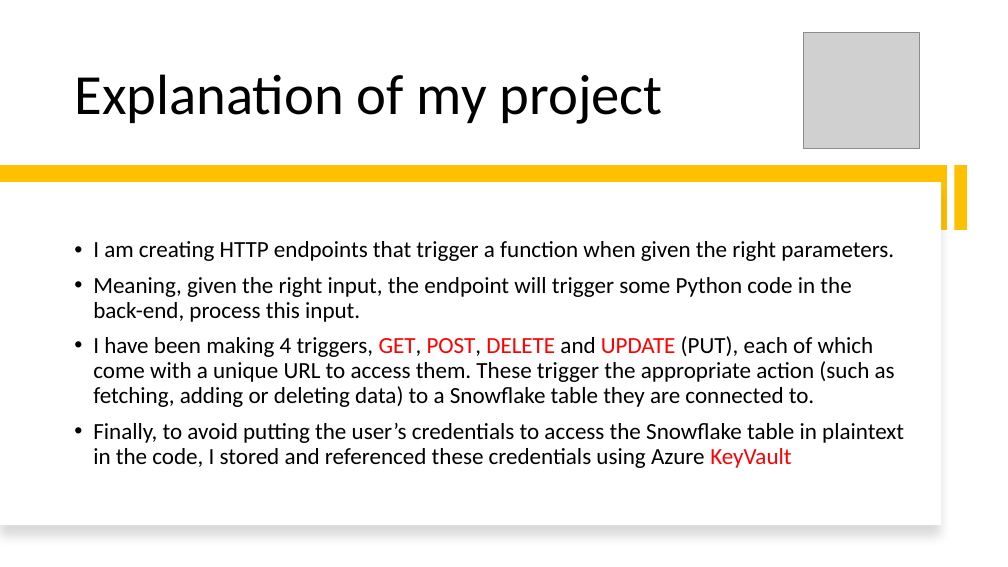
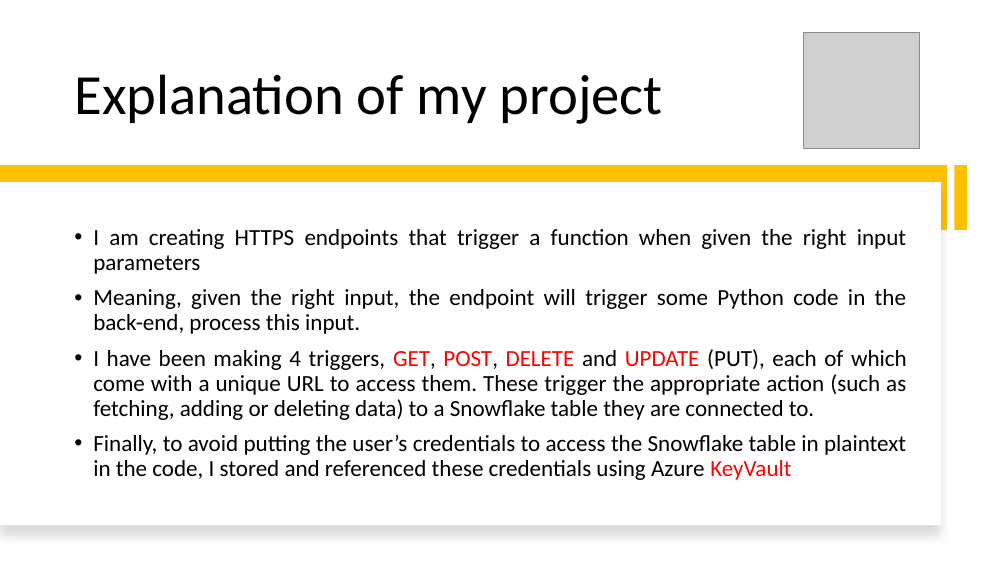
Before and after one commit to GavinAren/SnowflakeEmployeeDataEndpointProjectBackup, a slide deck: slide 6 of Final InStep Presentation.pptx (slide 4 before the commit). Drawn at 1008x567 pixels with LibreOffice and Linux fonts; fonts in the diff are those of the drawing; grey boxes stand for pictures. Boxes give left, top, right and bottom in pixels: in the first picture for what was removed or moved away, otherwise in the second. Text is boxed around its words. In the diff, an @@ line names an element or a change of style, - is before the commit and + after.

```diff
--- a/Final InStep Presentation.pptx
+++ b/Final InStep Presentation.pptx
@@ text at (93,229,906,274): text changed @@
-• I am creating HTTP endpoints that trigger a function when given the right parameters.
+• I am creating HTTPS endpoints that trigger a function when given the right input parameters
@@ text at (93,289,907,480): alignment left to justified @@
```
Also in this commit, not shown: 5 other slides changed, 2 slides added, 1 slide removed, 1 other file.
